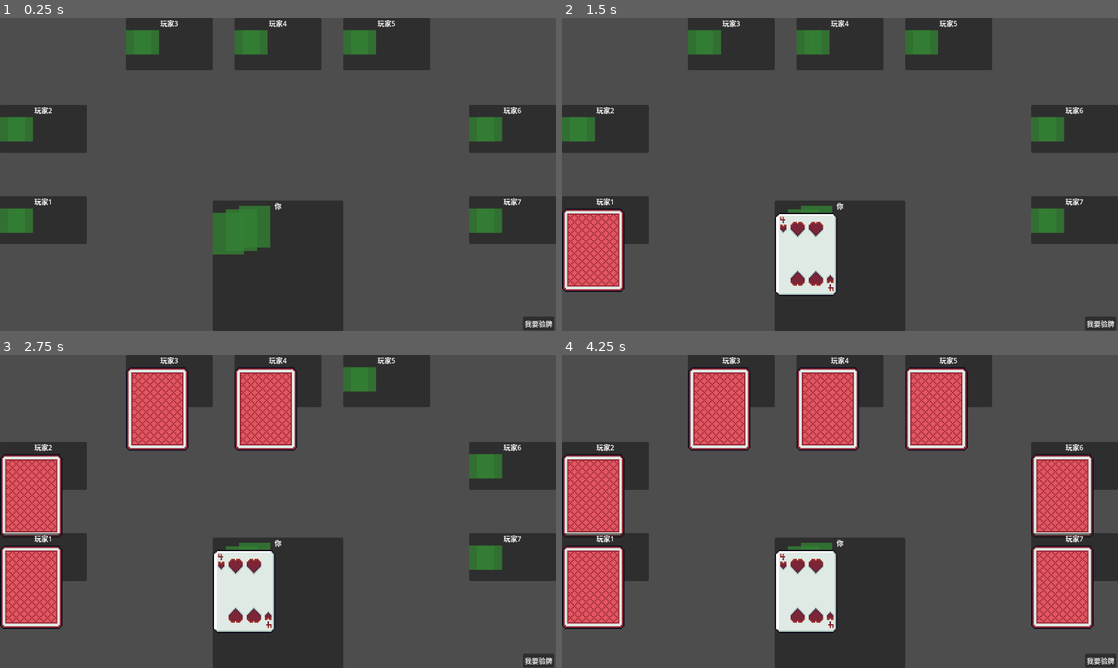
Above: before the commit, frames 1-4 (two rows, left to right).
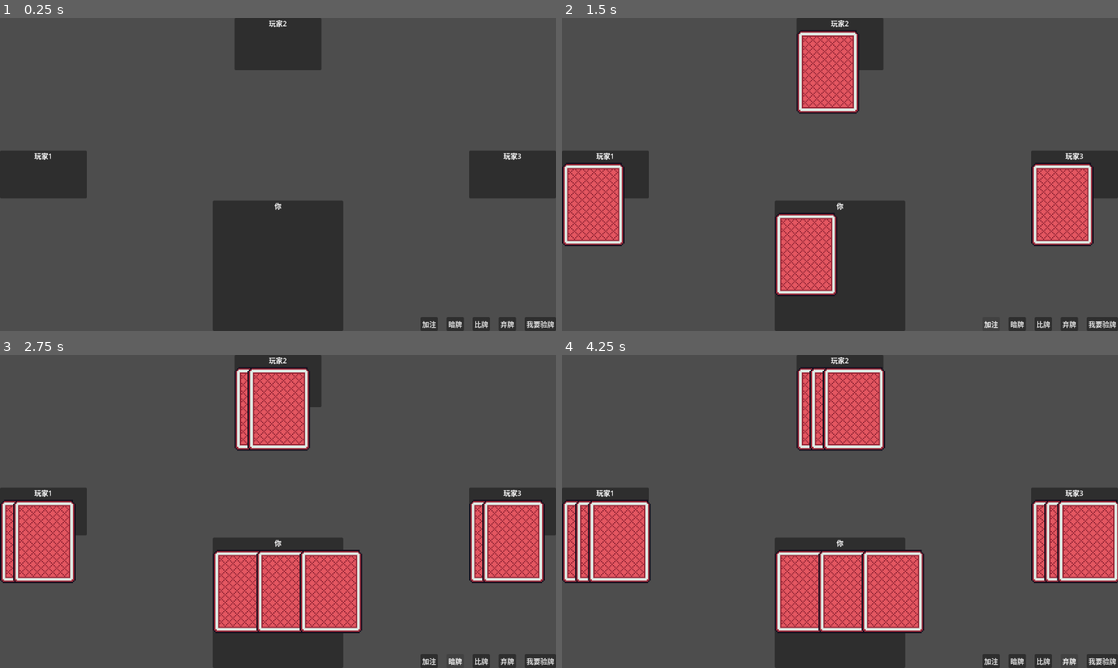
Above: after the commit, the same moments.

Repository: AhkunTa/card-online
Game: Godot game, scene res://scenes/table/table.tscn
The game is run twice, just before and just after one commit, with the same random seed, the same clock (stepped at 60 frames per second) and the same inputs.
Inputs (mouse positions are in pixels of both pictures, inside the frame that each line leads up to):
- Up to frame 1 (0.25 s): no input
- Up to frame 2 (1.5 s): click "我要验牌" at 0.5 s; click (990, 324) at 1.25 s, where only the run after the commit has a clickable "加注"
- Up to frame 3 (2.75 s): click (455, 661) at 2 s, where only the run after the commit has a clickable "暗牌"
- Up to frame 4 (4.25 s): click (1045, 661) at 2.75 s, where only the run after the commit has a clickable "比牌"; click (1067, 661) at 3.5 s, where only the run after the commit has a clickable "弃牌"

The runs differ from the first frame. In frame 1, 21% of the frame differs, in the area x 0-100%, y 0-100%; in frame 2, 26%; in frame 3, 30%; in frame 4, 34%.

Commit message:
feat: card animation

Diff:
--- a/scenes/card/card.gd
+++ b/scenes/card/card.gd
@@ -1,14 +1,116 @@
 class_name Card
 extends Node2D
 
+signal flipped(card: Card)
+signal mouse_entered_card
+signal mouse_exited_card
 
 @onready var card_sprite: Sprite2D = %CardSprite
 
-func _ready():
-	pass
+var _frame_index: int = -1
+var is_face_up: bool = false
+var clickable: bool = false
+
+const BASE_SCALE   := Vector2(3.0, 3.0)
+const LIFT_Y       := -12.0
+const TILT_ROT_MAX := 6.0
+const TILT_SCALE_X := 0.06
+
+var _base_y: float = 0.0
+var _is_hovering: bool = false
+var _tween: Tween
+
+func _ready() -> void:
+	_base_y = card_sprite.position.y
+	# 连接自己的信号到动画处理
+	mouse_entered_card.connect(_on_hover_in)
+	mouse_exited_card.connect(_on_hover_out)
 
 func set_card(index: int) -> void:
+	_frame_index = index
 	card_sprite.frame = index
+	is_face_up = true
 
 func set_back() -> void:
 	card_sprite.frame = 60
+	is_face_up = false
+
+func flip() -> void:
+	if not clickable or is_face_up or _frame_index == -1:
+		return
+	set_card(_frame_index)
+	emit_signal("flipped", self)
+
+# ── 坐标检测（在 Control 场景里 Area2D 不可靠，用此方法）──────
+
+func _get_card_rect() -> Rect2:
+	var tex := card_sprite.texture as Texture2D
+	if tex == null:
+		return Rect2()
+	var half_w: float = tex.get_width()  / 15.0 * 0.5 * BASE_SCALE.x
+	var half_h: float = tex.get_height() / 5.0  * 0.5 * BASE_SCALE.y
+	var center := card_sprite.global_position
+	return Rect2(center.x - half_w, center.y - half_h, half_w * 2.0, half_h * 2.0)
+
+func _is_mouse_over() -> bool:
+	return _get_card_rect().has_point(get_global_mouse_position())
+
+# ── _input 触发信号，外部逻辑全走信号 ────────────────────────
+
+func _input(event: InputEvent) -> void:
+	if event is InputEventMouseMotion:
+		var over := _is_mouse_over()
+		if over and not _is_hovering:
+			_is_hovering = true
+			emit_signal("mouse_entered_card")
+		elif not over and _is_hovering:
+			_is_hovering = false
+			emit_signal("mouse_exited_card")
+
+	if event is InputEventMouseButton and event.pressed and event.button_index == MOUSE_BUTTON_LEFT:
+		if _is_mouse_over():
+			flip()
+			get_viewport().set_input_as_handled()
+
+# ── 信号处理：动画 ────────────────────────────────────────────
+
+func _on_hover_in() -> void:
+	print("hover in ", self)
+	_tween_to(_base_y + LIFT_Y)
+
+func _on_hover_out() -> void:
+	print("hover out ", self)
+	if _tween:
+		_tween.kill()
+	_tween = create_tween().set_ease(Tween.EASE_OUT).set_trans(Tween.TRANS_CUBIC)
+	_tween.parallel().tween_property(card_sprite, "position:y", _base_y, 0.15)
+	_tween.parallel().tween_property(card_sprite, "scale:x", BASE_SCALE.x, 0.15)
+	_tween.parallel().tween_property(card_sprite, "rotation_degrees", 0.0, 0.15)
+
+# ── 倾斜效果（每帧，仅 hover 时）────────────────────────────
+
+func _process(_delta: float) -> void:
+	if not _is_hovering:
+		return
+	var local_pos := card_sprite.to_local(get_global_mouse_position())
+	var tex := card_sprite.texture as Texture2D
+	var half_w: float = tex.get_width()  / 15.0 * 0.5
+	var half_h: float = tex.get_height() / 5.0  * 0.5
+	var nx: float = clamp(local_pos.x / half_w, -1.0, 1.0)
+	var ny: float = clamp(local_pos.y / half_h, -1.0, 1.0)
+	card_sprite.scale.x = BASE_SCALE.x * (1.0 - abs(nx) * TILT_SCALE_X)
+	card_sprite.rotation_degrees = ny * TILT_ROT_MAX
+
+func _tween_to(target_y: float) -> void:
+	if _tween:
+		_tween.kill()
+	_tween = create_tween().set_ease(Tween.EASE_OUT).set_trans(Tween.TRANS_CUBIC)
+	_tween.tween_property(card_sprite, "position:y", target_y, 0.15)
+
+# tscn 里的 Area2D 信号保留（编辑器连接用），实际逻辑走上面
+func _on_card_area_mouse_entered() -> void:
+	pass
+func _on_card_area_mouse_exited() -> void:
+	pass
+func _on_card_area_input_event(_viewport: Node, _event: InputEvent, _shape_idx: int) -> void:
+	pass
--- a/scenes/card/card.tscn
+++ b/scenes/card/card.tscn
@@ -3,8 +3,14 @@
 [ext_resource type="Script" uid="uid://bhhx003n6862x" path="res://scenes/card/card.gd" id="1_imta7"]
 [ext_resource type="Texture2D" uid="uid://dkd3drvgd3meh" path="res://assets/ui/cards.png" id="1_qnn7r"]
 
+[sub_resource type="RectangleShape2D" id="RectangleShape2D_imta7"]
+size = Vector2(144, 192)
+
 [node name="Card" type="Node2D" unique_id=1885613277]
 script = ExtResource("1_imta7")
+
+[node name="CardAnimation" type="AnimationPlayer" parent="." unique_id=1835755277]
+root_node = NodePath("../CardSprite")
 
 [node name="CardSprite" type="Sprite2D" parent="." unique_id=555403775]
 unique_name_in_owner = true
@@ -14,3 +20,14 @@
 hframes = 15
 vframes = 5
 frame = 60
+
+[node name="CardArea" type="Area2D" parent="." unique_id=1213246582]
+unique_name_in_owner = true
+
+[node name="CardShap" type="CollisionShape2D" parent="CardArea" unique_id=390473160]
+position = Vector2(72, 96)
+shape = SubResource("RectangleShape2D_imta7")
+
+[connection signal="input_event" from="CardArea" to="." method="_on_card_area_input_event"]
+[connection signal="mouse_entered" from="CardArea" to="." method="_on_card_area_mouse_entered"]
+[connection signal="mouse_exited" from="CardArea" to="." method="_on_card_area_mouse_exited"]
--- a/scenes/table/table.gd
+++ b/scenes/table/table.gd
@@ -48,12 +48,16 @@
 @onready var left_area: VBoxContainer   = %LeftArea
 @onready var right_area: VBoxContainer  = %RightArea
 @onready var bottom_player_area: HBoxContainer = %BottomPlayerArea
+@onready var button_blind: Button = %ButtonBlind
 
 # seat_index -> PanelContainer
 var seat_panels: Dictionary = {}
 
 # 总人数（含自己），范围 2~8
-var player_count: int = 8
+var player_count: int = 4
+
+# 本地玩家是否已翻过牌（翻过一张后禁止暗牌）
+var _local_has_flipped: bool = false
 
 # 绑定 RoomManager，连接发牌信号
 func bind_room(room: Node) -> void:
@@ -61,6 +65,9 @@
 	room.card_revealed.connect(_on_card_revealed)
 
 func _ready() -> void:
+	get_viewport().physics_object_picking = true
+	_local_has_flipped = false
+	button_blind.disabled = false
 	setup_table(player_count)
 	var room := $RoomManager as RoomManager
 	room.players = player_count
@@ -77,22 +84,21 @@
 	var card_row := get_card_row(seat_index)
 	if card_row == null:
 		return
-	var card_index := card_row.get_children().filter(func(c): return c is Card).size()
-	for child in card_row.get_children():
-		if child is ColorRect:
-			child.queue_free()
-			break
+	var card_index := card_row.get_child_count()
 	var card: Card = CARD_SCENE.instantiate()
 	card.set_meta("card_id", card_id)
 	card_row.add_child(card)
 	var offset := CARD_OFFSET_SELF if is_local else CARD_OFFSET_OPPONENT
 	card.position = offset * card_index
 	if is_local:
+		card.set_back()
+		card.clickable = true
+		card.flipped.connect(_on_local_card_flipped)
 		($RoomManager as RoomManager).request_reveal(card_id, 0)
 	else:
 		card.set_back()
 
-# 收到翻牌结果：找到对应 card_id 的 Card 节点并显示牌面
+# 收到翻牌结果：本地牌只存 frame（等玩家点击翻），对手牌直接显示背面
 func _on_card_revealed(card_id: String, frame_index: int) -> void:
 	for seat_index in seat_panels.keys():
 		var card_row := get_card_row(seat_index)
@@ -100,11 +106,22 @@
 			continue
 		for child in card_row.get_children():
 			if child is Card and child.get_meta("card_id", "") == card_id:
-				child.set_card(frame_index)
+				if seat_index == 0:
+					# 本地牌：只存 frame，保持背面，等玩家点击
+					child._frame_index = frame_index
+				else:
+					child.set_card(frame_index)
 				return
 
 func _on_button_pressed() -> void:
 	($RoomManager as RoomManager).request_reveal_all()
+
+# 本地玩家翻开一张牌后：禁用 ButtonBlind，但其余牌仍可点击
+func _on_local_card_flipped(_card: Card) -> void:
+	if _local_has_flipped:
+		return
+	_local_has_flipped = true
+	button_blind.disabled = true
 
 func setup_table(count: int) -> void:
 	player_count = clamp(count, 2, 8)
@@ -122,12 +139,13 @@
 		seat_panels[seat_index] = panel
 		_add_to_area(slot, panel)
 
-# 外部发牌接口：根据 seat_index 获取对应面板的卡牌行
-func get_card_row(seat_index: int) -> Control:
+# 返回 seat 对应的 Node2D 卡牌容器
+func get_card_row(seat_index: int) -> Node2D:
 	if not seat_panels.has(seat_index):
 		return null
 	var panel: PanelContainer = seat_panels[seat_index]
-	return panel.get_child(0).get_child(1) as Control
+	# panel > VBox > card_row(Control) > card_container(Node2D)
+	return panel.get_child(0).get_child(1).get_child(0) as Node2D
 
 func _clear_areas() -> void:
 	for child in top_area.get_children():    child.queue_free()
@@ -176,12 +194,13 @@
 
 func _make_player_panel(player_name: String, is_self: bool) -> PanelContainer:
 	var panel := PanelContainer.new()
-	# 面板内边距
+	panel.mouse_filter = Control.MOUSE_FILTER_IGNORE
 	panel.add_theme_constant_override("margin_left", 20)
 	panel.add_theme_constant_override("margin_right", 20)
 	panel.add_theme_constant_override("margin_top", 20)
 	panel.add_theme_constant_override("margin_bottom", 20)
 	var vbox := VBoxContainer.new()
+	vbox.mouse_filter = Control.MOUSE_FILTER_IGNORE
 	vbox.add_theme_constant_override("separation", 4)
 	panel.add_child(vbox)
 
@@ -192,18 +211,12 @@
 
 	var card_row := Control.new()
 	card_row.custom_minimum_size = Vector2(200, 96) if is_self else Vector2(120, 56)
+	card_row.mouse_filter = Control.MOUSE_FILTER_IGNORE
 	vbox.add_child(card_row)
 
-	for i in range(3):
-		var placeholder := ColorRect.new()
-		placeholder.color = Color(0.2, 0.5, 0.2, 0.8)
-		if is_self:
-			placeholder.size = Vector2(72, 96)
-			placeholder.position = Vector2(30, -8) * i
-		else:
-			placeholder.size = Vector2(40, 56)
-			placeholder.position = Vector2(18, 0) * i
-		card_row.add_child(placeholder)
+	# Node2D 容器放在 card_row 下，Card 加到这里，Area2D 信号不受 Control 拦截
+	var card_container := Node2D.new()
+	card_row.add_child(card_container)
 
 	panel.custom_minimum_size = Vector2(300, 160) if is_self else Vector2(200, 110)
 	return panel
--- a/scenes/table/table.tscn
+++ b/scenes/table/table.tscn
@@ -69,12 +69,39 @@
 [node name="RoomManager" type="Node" parent="." unique_id=132678411]
 script = ExtResource("2_room")
 
-[node name="Button" type="Button" parent="." unique_id=403712765]
-layout_mode = 0
-offset_left = 1204.0
-offset_top = 687.0
-offset_right = 1276.0
-offset_bottom = 718.0
+[node name="BottonContainer" type="HBoxContainer" parent="." unique_id=261551905]
+layout_mode = 1
+anchors_preset = 3
+anchor_left = 1.0
+anchor_top = 1.0
+anchor_right = 1.0
+anchor_bottom = 1.0
+offset_left = -312.0
+offset_top = -31.0
+grow_horizontal = 0
+grow_vertical = 0
+theme_override_constants/separation = 20
+
+[node name="ButtonRise" type="Button" parent="BottonContainer" unique_id=1682607612]
+layout_mode = 2
+text = "加注"
+
+[node name="ButtonBlind" type="Button" parent="BottonContainer" unique_id=323790837]
+unique_name_in_owner = true
+layout_mode = 2
+text = "暗牌
+"
+
+[node name="ButtonShowdown" type="Button" parent="BottonContainer" unique_id=1972096970]
+layout_mode = 2
+text = "比牌"
+
+[node name="ButtonFlod" type="Button" parent="BottonContainer" unique_id=1179035109]
+layout_mode = 2
+text = "弃牌"
+
+[node name="ButtonCheck" type="Button" parent="BottonContainer" unique_id=403712765]
+layout_mode = 2
 text = "我要验牌"
 
-[connection signal="pressed" from="Button" to="." method="_on_button_pressed"]
+[connection signal="pressed" from="BottonContainer/ButtonCheck" to="." method="_on_button_pressed"]
--- /dev/null
+++ b/scenes/test/test.gd
@@ -0,0 +1,7 @@
+extends Node2D
+
+const TestScript = preload("res://tests/test_card_manager.gd")
+
+func _ready() -> void:
+	var runner := TestScript.new()
+	add_child(runner)
--- /dev/null
+++ b/scenes/test/test.tscn
@@ -0,0 +1,6 @@
+[gd_scene format=3 uid="uid://bxbe2libmh247"]
+
+[ext_resource type="Script" uid="uid://b5ysd2qpqfjea" path="res://scenes/test/test.gd" id="1_m7npr"]
+
+[node name="Test" type="Node2D" unique_id=159189199]
+script = ExtResource("1_m7npr")
--- /dev/null
+++ b/tests/test_card_manager.gd
@@ -0,0 +1,179 @@
+class_name TestCardManager
+# 炸金花比牌逻辑测试
+# 运行方式：在 Godot 编辑器中将此脚本挂载到任意节点，运行场景即可在输出看到结果
+extends Node
+
+# 牌字符串格式: "suit-point-frame"
+# suit: 1=Heart 2=Diamond 3=Spade 4=Club
+# 构造辅助：只需 suit 和 point，frame 从 CardManager.CARDS 取
+static func c(suit: int, point: String) -> String:
+	return "%d-%s-%d" % [suit, point, CardManager.CARDS[suit][point]]
+
+var _pass := 0
+var _fail := 0
+
+func _ready() -> void:
+	_run_all()
+	print("=============================")
+	print("测试完成  通过: %d  失败: %d" % [_pass, _fail])
+
+func _run_all() -> void:
+	_test_evaluate_hand()
+	_test_special_235()
+	_test_compare_hands()
+
+# ─── 牌型识别 ────────────────────────────────────────────────
+func _test_evaluate_hand() -> void:
+	_section("牌型识别")
+
+	# 豹子
+	_assert_rank([c(1, "A"), c(2, "A"), c(3, "A")],
+		CardManager.HAND_RANK.LEOPARD, "AAA 豹子")
+
+	# 同花顺
+	_assert_rank([c(1, "A"), c(1, "2"), c(1, "3")],
+		CardManager.HAND_RANK.STRAIGHT_FLUSH, "同花顺 A23 (Heart)")
+
+	_assert_rank([c(2, "J"), c(2, "Q"), c(2, "K")],
+		CardManager.HAND_RANK.STRAIGHT_FLUSH, "同花顺 JQK (Diamond)")
+
+	# 同花（非顺）
+	_assert_rank([c(3, "2"), c(3, "5"), c(3, "9")],
+		CardManager.HAND_RANK.FLUSH, "同花 259 (Spade)")
+
+	# 顺子（非同花）
+	_assert_rank([c(1, "3"), c(2, "4"), c(3, "5")],
+		CardManager.HAND_RANK.STRAIGHT, "顺子 345 杂色")
+
+	# A-2-3 特殊顺子
+	_assert_rank([c(1, "A"), c(2, "2"), c(3, "3")],
+		CardManager.HAND_RANK.STRAIGHT, "顺子 A23 杂色")
+
+	# 对子
+	_assert_rank([c(1, "K"), c(2, "K"), c(3, "7")],
+		CardManager.HAND_RANK.PAIR, "对子 KK7")
+
+	# 散牌
+	_assert_rank([c(1, "2"), c(2, "5"), c(3, "9")],
+		CardManager.HAND_RANK.HIGH_CARD, "散牌 259 杂色")
+
+# ─── 235 特殊牌型 ─────────────────────────────────────────────
+func _test_special_235() -> void:
+	_section("235 特殊牌型")
+
+	var hand_235_mixed: Array[String] = [c(1, "2"), c(2, "3"), c(3, "5")]
+	var hand_235_flush: Array[String] = [c(1, "2"), c(1, "3"), c(1, "5")]
+
+	# 杂色 235 是 SPECIAL_235
+	_assert_rank(hand_235_mixed, CardManager.HAND_RANK.SPECIAL_235, "杂色 235 = SPECIAL_235")
+
+	# 同花 235 是同花（不触发特殊）
+	_assert_rank(hand_235_flush, CardManager.HAND_RANK.FLUSH, "同花 235 = FLUSH（不触发特殊）")
+
+	# 235 赢豹子
+	var leopard: Array[String] = [c(1, "K"), c(2, "K"), c(3, "K")]
+	_assert_gt(CardManager.compare_hands(hand_235_mixed, leopard), 0, "235 赢 KKK 豹子")
+
+	# 235 输给同花顺
+	var sf: Array[String] = [c(1, "J"), c(1, "Q"), c(1, "K")]
+	_assert_lt(CardManager.compare_hands(hand_235_mixed, sf), 0, "235 输给同花顺")
+
+	# 235 输给同花
+	_assert_lt(CardManager.compare_hands(hand_235_mixed, hand_235_flush), 0, "235 输给同花 235")
+
+	# 235 输给顺子
+	var straight: Array[String] = [c(1, "3"), c(2, "4"), c(3, "5")]
+	_assert_lt(CardManager.compare_hands(hand_235_mixed, straight), 0, "235 输给顺子")
+
+	# 235 输给对子
+	var pair: Array[String] = [c(1, "2"), c(2, "2"), c(3, "9")]
+	_assert_lt(CardManager.compare_hands(hand_235_mixed, pair), 0, "235 输给对子")
+
+	# 235 输给散牌
+	var high: Array[String] = [c(1, "A"), c(2, "7"), c(3, "3")]
+	_assert_lt(CardManager.compare_hands(hand_235_mixed, high), 0, "235 输给散牌")
+
+	# 235 vs 235 平局
+	var hand_235_b: Array[String] = [c(2, "2"), c(3, "3"), c(4, "5")]
+	_assert_eq(CardManager.compare_hands(hand_235_mixed, hand_235_b), 0, "235 vs 235 平局")
+
+# ─── 两人比牌 ─────────────────────────────────────────────────
+func _test_compare_hands() -> void:
+	_section("两人比牌")
+
+	# 豹子 > 同花顺
+	var leopard_a: Array[String] = [c(1, "A"), c(2, "A"), c(3, "A")]
+	var sf_k: Array[String] = [c(1, "J"), c(1, "Q"), c(1, "K")]
+	_assert_gt(CardManager.compare_hands(leopard_a, sf_k), 0, "AAA 豹子 > 同花顺 JQK")
+
+	# 同花顺 > 同花
+	var flush_high: Array[String] = [c(1, "A"), c(1, "K"), c(1, "9")]
+	_assert_gt(CardManager.compare_hands(sf_k, flush_high), 0, "同花顺 JQK > 同花 AK9")
+
+	# 同花 > 顺子
+	var straight_high: Array[String] = [c(1, "Q"), c(2, "K"), c(3, "A")]
+	_assert_gt(CardManager.compare_hands(flush_high, straight_high), 0, "同花 AK9 > 顺子 QKA")
+
+	# 顺子 > 对子
+	var pair_aa: Array[String] = [c(1, "A"), c(2, "A"), c(3, "2")]
+	_assert_gt(CardManager.compare_hands(straight_high, pair_aa), 0, "顺子 QKA > 对子 AA2")
+
+	# 对子 > 散牌
+	var high_card: Array[String] = [c(1, "A"), c(2, "K"), c(3, "J")]
+	_assert_gt(CardManager.compare_hands(pair_aa, high_card), 0, "对子 AA2 > 散牌 AKJ")
+
+	# 同牌型比点数：豹子 AAA > KKK
+	var leopard_k: Array[String] = [c(1, "K"), c(2, "K"), c(3, "K")]
+	_assert_gt(CardManager.compare_hands(leopard_a, leopard_k), 0, "AAA > KKK 豹子点数比较")
+
+	# 同牌型比点数：对子 AA2 > AA 对子但带 K
+	var pair_aa_k: Array[String] = [c(1, "A"), c(2, "A"), c(3, "K")]
+	_assert_gt(CardManager.compare_hands(pair_aa_k, pair_aa), 0, "对子 AAK > AA2 踢脚牌比较")
+
+	# 散牌比最大牌：AKJ > AKQ? 不对，AKQ > AKJ
+	var high_akq: Array[String] = [c(1, "A"), c(2, "K"), c(3, "Q")]
+	_assert_gt(CardManager.compare_hands(high_akq, high_card), 0, "散牌 AKQ > AKJ")
+
+	# 完全相同点数平局
+	var hand_a: Array[String] = [c(1, "A"), c(2, "K"), c(3, "J")]
+	var hand_b: Array[String] = [c(2, "A"), c(3, "K"), c(4, "J")]
+	_assert_eq(CardManager.compare_hands(hand_a, hand_b), 0, "相同点数平局")
+
+# ─── 断言工具 ─────────────────────────────────────────────────
+func _section(title: String) -> void:
+	print("\n── %s ──" % title)
+
+func _assert_rank(cards: Array[String], expected: CardManager.HAND_RANK, label: String) -> void:
+	var result: int = CardManager.evaluate_hand(cards)["rank"]
+	if result == expected:
+		_pass += 1
+		print("  ✓ %s" % label)
+	else:
+		_fail += 1
+		print("  ✗ %s  期望=%s  实际=%s" % [label,
+			CardManager.HAND_RANK.keys()[expected],
+			CardManager.HAND_RANK.keys()[result]])
+
+func _assert_gt(val: int, than: int, label: String) -> void:
+	if val > than:
+		_pass += 1
+		print("  ✓ %s" % label)
+	else:
+		_fail += 1
+		print("  ✗ %s  期望 >%d  实际=%d" % [label, than, val])
+
+func _assert_lt(val: int, than: int, label: String) -> void:
+	if val < than:
+		_pass += 1
+		print("  ✓ %s" % label)
+	else:
+		_fail += 1
+		print("  ✗ %s  期望 <%d  实际=%d" % [label, than, val])
+
+func _assert_eq(val, expected, label: String) -> void:
+	if val == expected:
+		_pass += 1
+		print("  ✓ %s" % label)
+	else:
+		_fail += 1
+		print("  ✗ %s  期望=%s  实际=%s" % [label, str(expected), str(val)])
--- /dev/null
+++ b/tests/test_scene.tscn
@@ -0,0 +1,6 @@
+[gd_scene format=3 uid="uid://test_scene_001"]
+
+[ext_resource type="Script" uid="uid://d1lrpqb0utfwh" path="res://tests/test_card_manager.gd" id="1_test"]
+
+[node name="TestRunner" type="Node"]
+script = ExtResource("1_test")
--- a/utils/card_manager.gd
+++ b/utils/card_manager.gd
@@ -8,75 +8,42 @@
 	Club = 4
 }
 
+# 牌型等级（炸金花，从大到小）
+enum HAND_RANK {
+	HIGH_CARD = 0, # 散牌
+	PAIR = 1, # 对子
+	STRAIGHT = 2, # 顺子
+	FLUSH = 3, # 同花
+	STRAIGHT_FLUSH = 4, # 同花顺
+	SPECIAL_235 = 5, # 特殊：2-3-5，只能杀豹子
+	LEOPARD = 6, # 豹子（三条）
+}
 
+# 点数 -> 数值（A 在炸金花中最大）
+const POINT_VALUE: Dictionary = {
+	'2': 2, '3': 3, '4': 4, '5': 5, '6': 6, '7': 7,
+	'8': 8, '9': 9, '10': 10, 'J': 11, 'Q': 12, 'K': 13, 'A': 14,
+}
 
 # 卡牌位置
 const CARDS: Dictionary = {
-	# A - k
 	CARD_TYPE.Heart: {
-		'A': 0,
-		'2': 1,
-		'3': 2,
-		'4': 3,
-		'5': 4,
-		'6': 5,
-		'7': 6,
-		'8': 7,
-		'9': 8,
-		'10': 9,
-		'J': 10,
-		'Q': 11,
-		'K': 12,
+		'A': 0, '2': 1, '3': 2, '4': 3, '5': 4, '6': 5, '7': 6,
+		'8': 7, '9': 8, '10': 9, 'J': 10, 'Q': 11, 'K': 12,
 	},
 	CARD_TYPE.Diamond: {
-		'A': 15,
-		'2': 16,
-		'3': 17,
-		'4': 18,
-		'5': 19,
-		'6': 20,
-		'7': 21,
-		'8': 22,
-		'9': 23,
-		'10': 24,
-		'J': 25,
-		'Q': 26,
-		'K': 27,
+		'A': 15, '2': 16, '3': 17, '4': 18, '5': 19, '6': 20, '7': 21,
+		'8': 22, '9': 23, '10': 24, 'J': 25, 'Q': 26, 'K': 27,
 	},
 	CARD_TYPE.Spade: {
-		'A': 30,
-		'2': 31,
-		'3': 32,
-		'4': 33,
-		'5': 34,
-		'6': 35,
-		'7': 36,
-		'8': 37,
-		'9': 38,
-		'10': 39,
-		'J': 40,
-		'Q': 41,
-		'K': 42,
+		'A': 30, '2': 31, '3': 32, '4': 33, '5': 34, '6': 35, '7': 36,
+		'8': 37, '9': 38, '10': 39, 'J': 40, 'Q': 41, 'K': 42,
 	},
 	CARD_TYPE.Club: {
-		'A': 45,
-		'2': 46,
-		'3': 47,
-		'4': 48,
-		'5': 49,
-		'6': 50,
-		'7': 51,
-		'8': 52,
-		'9': 53,
-		'10': 54,
-		'J': 55,
-		'Q': 56,
-		'K': 57,
+		'A': 45, '2': 46, '3': 47, '4': 48, '5': 49, '6': 50, '7': 51,
+		'8': 52, '9': 53, '10': 54, 'J': 55, 'Q': 56, 'K': 57,
 	}
 }
-
-func _ready():
-	shuffle_deck()
 
 const mini_card: Dictionary = {
 	CARD_TYPE.Heart: [0, 1, 2, 3, 4, 5, 6, 7, 8, 9, 10, 11, 12],
@@ -85,13 +52,112 @@
 	CARD_TYPE.Club: [45, 46, 47, 48, 49, 50, 51, 52, 53, 54, 55, 56, 57],
 }
 
-# 洗牌：返回打乱顺序的 52 张牌，格式如 "heart-A"、"spade-10"
+func _ready():
+	shuffle_deck()
+
+# 洗牌：返回打乱顺序的 52 张牌，格式 "suit-point-frame"
 static func shuffle_deck() -> Array[String]:
 	var deck: Array[String] = []
 	for suit in CARD_TYPE.values():
 		for point in CARDS[suit].keys():
-			var card_str = "%s-%s-%s" % [suit, point, CARDS[suit][point]]
-			deck.append(card_str)
+			deck.append("%s-%s-%s" % [suit, point, CARDS[suit][point]])
 	deck.shuffle()
-	print("Shuffled deck: ", deck)
 	return deck
+
+# 解析单张牌字符串 -> { suit: int, point: String, value: int }
+static func parse_card(card_str: String) -> Dictionary:
+	var parts := card_str.split("-")
+	return {
+		"suit": int(parts[0]),
+		"point": parts[1],
+		"value": POINT_VALUE.get(parts[1], 0),
+	}
+
+# 计算三张牌的牌型，返回 { rank: HAND_RANK, values: Array[int] }
+# values 用于同牌型时比大小，按重要性降序排列
+static func evaluate_hand(cards: Array[String]) -> Dictionary:
+	assert(cards.size() == 3, "炸金花需要3张牌")
+	var parsed := cards.map(func(c): return parse_card(c))
+	var suits: Array[int] = []
+	for c in parsed:
+		suits.append(c["suit"])
+	var values: Array[int] = []
+	for c in parsed:
+		values.append(c["value"])
+	values.sort()
+	values.reverse() # 降序
+
+  # 同花
+	var is_flush := (suits[0] == suits[1]) and (suits[1] == suits[2])
+	# 豹子
+	var is_leopard := (values[0] == values[1]) and (values[1] == values[2])
+	# 对子
+	var is_pair := (values[0] == values[1]) or (values[1] == values[2])
+	# 顺子
+	var is_straight := _is_straight(values)
+	# 235 特殊牌型：点数恰好是 5、3、2（不要求同花）
+	var is_235 := (values[0] == 5) and (values[1] == 3) and (values[2] == 2) and !is_flush
+
+	var rank: HAND_RANK
+	if is_235:
+		rank = HAND_RANK.SPECIAL_235
+	elif is_leopard:
+		rank = HAND_RANK.LEOPARD
+	elif is_flush and is_straight:
+		rank = HAND_RANK.STRAIGHT_FLUSH
+	elif is_flush:
+		rank = HAND_RANK.FLUSH
+	elif is_straight:
+		rank = HAND_RANK.STRAIGHT
+	elif is_pair:
+		rank = HAND_RANK.PAIR
+		# 对子排前面，方便比较
+		if values[1] == values[2]:
+			values = [values[1], values[2], values[0]]
+	else:
+		rank = HAND_RANK.HIGH_CARD
+
+	return {"rank": rank, "values": values}
+
+# 判断是否为顺子（含 A-2-3 特殊顺子）
+static func _is_straight(sorted_desc: Array[int]) -> bool:
+	# 普通顺子
+	if sorted_desc[0] - sorted_desc[1] == 1 and sorted_desc[1] - sorted_desc[2] == 1:
+		return true
+	# A-2-3 特殊顺子（A=14, 3=3, 2=2）
+	if sorted_desc[0] == 14 and sorted_desc[1] == 3 and sorted_desc[2] == 2:
+		return true
+	return false
+
+# 比较两手牌，返回正数表示 hand_a 赢，负数表示 hand_b 赢，0 表示平局
+# hand_a / hand_b: Array[String]，每个元素为 card_str
+static func compare_hands(hand_a: Array[String], hand_b: Array[String]) -> int:
+	var eval_a := evaluate_hand(hand_a)
+	var eval_b := evaluate_hand(hand_b)
+	return _compare_eval(eval_a, eval_b)
+
+
+
+static func _compare_eval(a: Dictionary, b: Dictionary) -> int:
+	var ra: HAND_RANK = a["rank"]
+	var rb: HAND_RANK = b["rank"]
+
+	# 235 vs 235：永远平局
+	if ra == HAND_RANK.SPECIAL_235 and rb == HAND_RANK.SPECIAL_235:
+		return 0
+
+	# 235 特殊规则：只赢豹子，输给其他所有牌型
+	if ra == HAND_RANK.SPECIAL_235:
+		return 1 if rb == HAND_RANK.LEOPARD else -1
+	if rb == HAND_RANK.SPECIAL_235:
+		return -1 if ra == HAND_RANK.LEOPARD else 1
+
+	# 普通比较
+	if ra != rb:
+		return ra - rb
+	var va: Array = a["values"]
+	var vb: Array = b["values"]
+	for i in range(va.size()):
+		if va[i] != vb[i]:
+			return va[i] - vb[i]
+	return 0
--- a/utils/room_manager.gd
+++ b/utils/room_manager.gd
@@ -2,7 +2,7 @@
 extends Node
 
 const CARDS_PER_PLAYER := 3
-const DEAL_INTERVAL := .5
+const DEAL_INTERVAL := .3
 
 var local_seat: int = 0
 var players: int = 4
@@ -18,6 +18,10 @@
 signal card_dealt(seat_index: int, card_id: String, is_local: bool)
 signal card_revealed(card_id: String, frame_index: int)
 signal deal_finished()
+# 服务端比牌：收集所有座位手牌，调用 CardManager 比较，返回胜者
+# 返回 { winners: Array[int], hand_ranks: Dictionary{ seat: HAND_RANK } }
+signal showdown_result(winners: Array, hand_ranks: Dictionary)
+
 
 func _ready() -> void:
 	_deal_timer = Timer.new()
@@ -96,3 +100,32 @@
 		var data: Dictionary = _card_registry[card_id]
 		var frame_index := int(data["card_string"].split("-")[2])
 		emit_signal("card_revealed", card_id, frame_index)
+
+
+# func request_showdown() -> void:
+# 	# 按 seat_index 聚合手牌（card_string 列表）
+# 	var seat_hands: Dictionary = {}
+# 	for card_id in _card_registry.keys():
+# 		var data: Dictionary = _card_registry[card_id]
+# 		var seat: int = data["seat_index"]
+# 		if not seat_hands.has(seat):
+# 			seat_hands[seat] = []
+# 		seat_hands[seat].append(data["card_string"])
+
+# 	# 只比已有完整手牌的座位
+# 	var valid_hands: Dictionary = {}
+# 	for seat in seat_hands.keys():
+# 		if seat_hands[seat].size() == CARDS_PER_PLAYER:
+# 			valid_hands[seat] = seat_hands[seat]
+
+# 	if valid_hands.is_empty():
+# 		return
+
+# 	var winners: Array[int] = CardManager.compare_all(valid_hands)
+# 	var hand_ranks: Dictionary = {}
+# 	for seat in valid_hands.keys():
+# 		hand_ranks[seat] = CardManager.evaluate_hand(valid_hands[seat])["rank"]
+
+# 	# 翻开所有牌再广播结果
+# 	request_reveal_all()
+# 	emit_signal("showdown_result", winners, hand_ranks)
Not shown, added: scenes/test/test.gd.uid
Not shown, added: tests/test_card_manager.gd.uid
